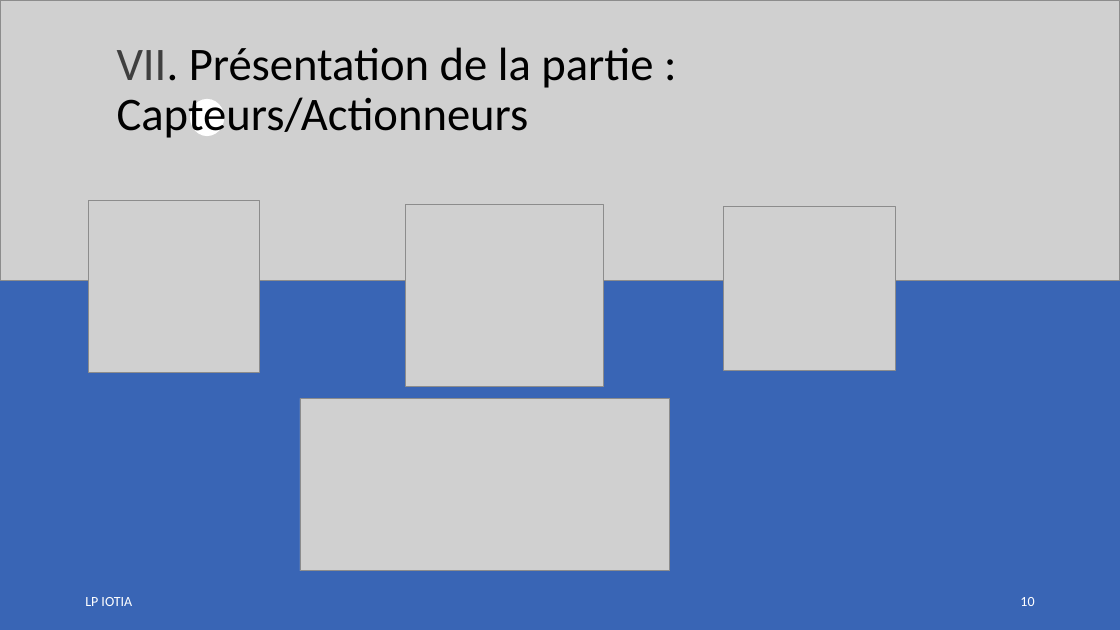
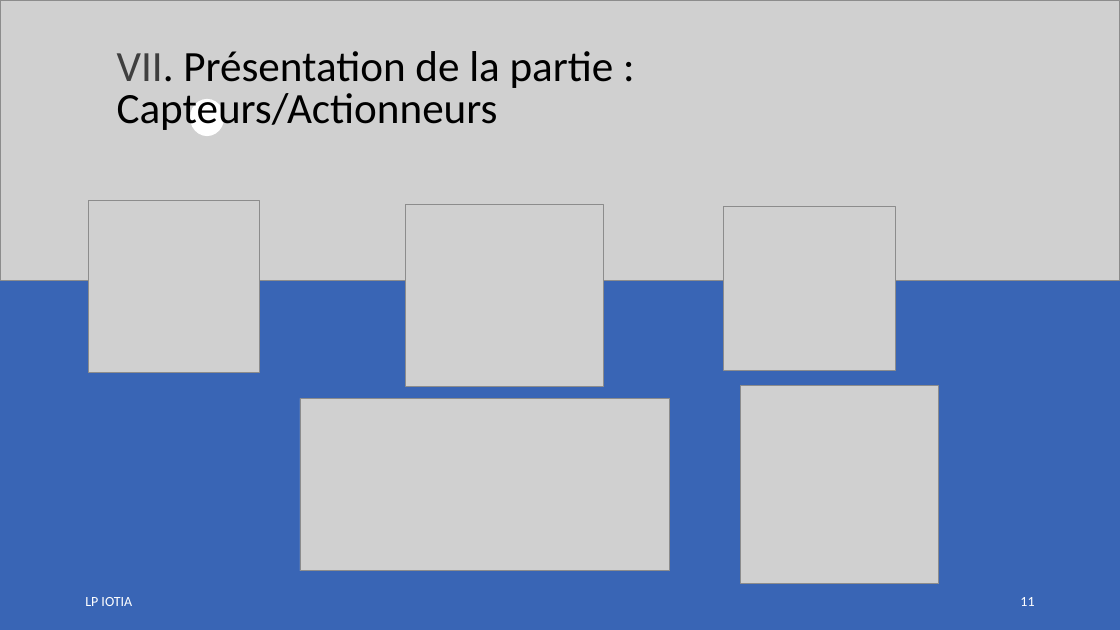
Before and after one commit to LENSAlex/ProjetIotia, a slide deck: slide 11 of Diapo_commun/PresentationCommune.pptx (slide 10 before the commit). Drawn at 1120x630 pixels with LibreOffice and Linux fonts; fonts in the diff are those of the drawing; grey boxes stand for pictures. Boxes give left, top, right and bottom in pixels: in the first picture for what was removed or moved away, otherwise in the second. Text is boxed around its words. In the diff, an @@ line names an element or a change of style, - is before the commit and + after.

```diff
--- a/Diapo_commun/PresentationCommune.pptx
+++ b/Diapo_commun/PresentationCommune.pptx
@@ text "VII. Présentation de la partie ..." at bbox=[117, 51, 614, 134]: size 40 to 37 pt; line spacing 0.9 to 0.8 @@
@@ picture added at bbox=[741, 386, 939, 584] @@
@@ page number at bbox=[1020, 597, 1034, 606]: text changed @@
-10
+11
```
Also in this commit, not shown: 8 other slides changed, 1 slide added.
